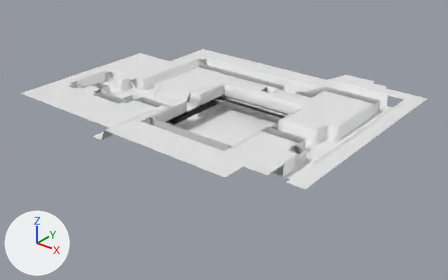
One commit to the OBJ model Ods217/Assets/Level_Data/lvl_PirateShip/Meshes/lvl2_PiratePt3.obj: the scene before it, then after it.
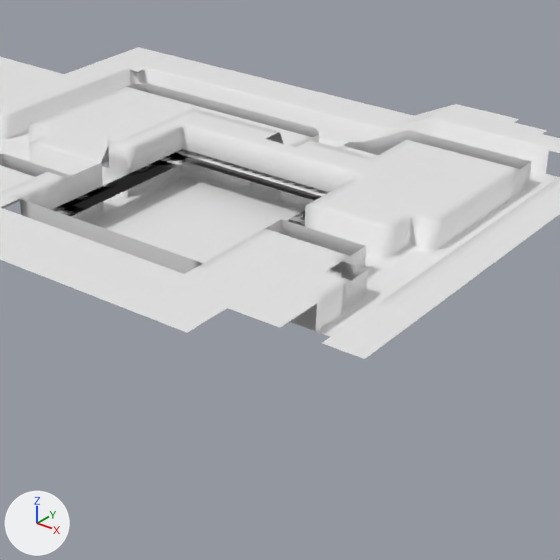
Each version is shown whole from a 50 mm camera at (71.2, -75.7, 44.7) aimed at (9.4, 1.5, -3.2), then close up on the part from 31% to 88% of the width and 10% to 100% of the height. The lights are fixed; the arrows at lower left show +X, +Y and +Z. Where no turn or scale is listed for an object, it has been applied to the vertices.
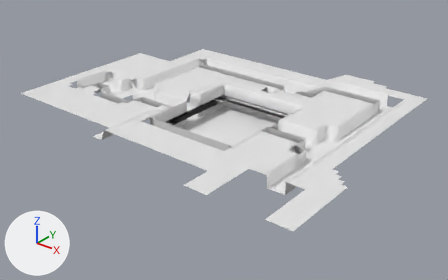
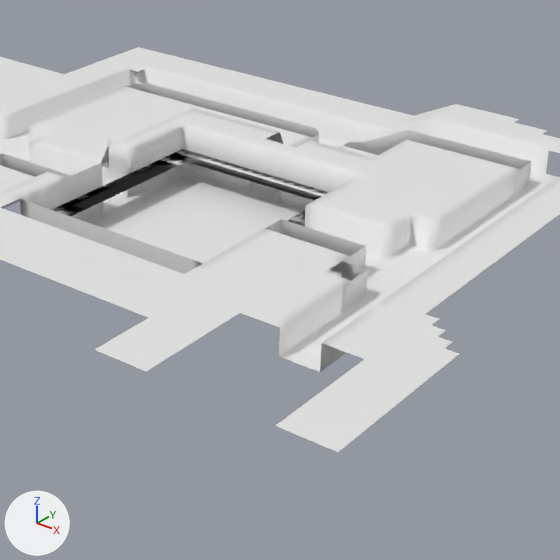
Pixel boxes [x1, y1, x2, y2] of what changed, in the close-ups (560 x 560 px):
```json
{"object": "Default", "change": "reshaped", "before": [0, 47, 560, 359], "after": [0, 47, 560, 452]}
{"part": 1, "of": "me_default", "change": "added", "after": [94, 304, 459, 452]}
```

Edits to the scene script, one JSON object a line:
```json
{"block": "me_default", "where": "# used by ob_default; location = (0.0, 0.0, 0.0)"}
{"op": "remove", "block": "me_default", "code": "me_default.from_pydata(...)  # 3433 vertices, 6500 faces; spans x -26.0..36.0, y -19.0..27.0, z -4.0..4.0"}
{"op": "add", "block": "me_default", "code": "me_default.from_pydata(...)  # 3554 vertices, 6718 faces; spans x -26.0..40.0, y -24.0..27.0, z -4.0..4.0"}
{"block": "me_default", "change": "me_default part 1"}
{"block": "me_default", "change": "6 vertices are added at (27.0, 6.0, 1.0), (28.0, 6.0, 1.0), (40.0, -11.0, 4.0), (36.0, -23.0, 4.0), (37.0, -24.0, 4.0), (36.0, -24.0, 4.0)"}
{"block": "me_default", "change": "19 new vertices lie (1.0, -1.0, 0.0) away from vertices in x 23.0..36.0, y -19.0..-8.0, z 2.0..4.0"}
{"block": "me_default", "change": "13 new vertices lie (1.0, -1.0, 0.0) away from vertices in x 24.0..37.0, y -20.0..-9.0, z 2.0..4.0"}
{"block": "me_default", "change": "12 new vertices lie (0.0, -1.0, 0.0) away from vertices in x 23.0..38.0, y -21.0..-11.0, z 2.0..4.0"}
{"block": "me_default", "change": "12 new vertices lie (0.0, -1.0, 0.0) away from vertices in x 23.0..38.0, y -22.0..-12.0, z 2.0..4.0"}
{"block": "me_default", "change": "12 new vertices lie (1.0, 0.0, 0.0) away from vertices in x 36.0..38.0, y -19.0..-8.0, z 4.0"}
{"block": "me_default", "change": "12 new vertices lie (1.0, -1.0, 0.0) away from vertices in x 25.0..39.0, y -23.0..-11.0, z 4.0"}
{"block": "me_default", "change": "11 new vertices lie (-1.0, 0.0, 0.0) away from vertices in x 24.0..39.0, y -24.0..6.0, z 1.0..4.0"}
{"block": "me_default", "change": "8 new vertices lie (0.0, -1.0, 0.0) away from vertices in x 23.0..40.0, y -23.0..-14.0, z 2.0..4.0"}
{"block": "me_default", "change": "6 new vertices lie (0.0, -1.0, 0.0) away from vertices in x 23.0..40.0, y -23.0..-19.0, z 4.0"}
{"block": "me_default", "change": "5 new vertices lie (0.0, -1.0, 0.0) away from vertices in x 36.0..40.0, y -22.0..-20.0, z 4.0"}
{"block": "me_default", "change": "5 new vertices lie (0.0, -1.0, 0.0) away from vertices in x 36.0..40.0, y -23.0..-21.0, z 4.0"}
{"block": "me_default", "change": "218 new faces join them"}
```
